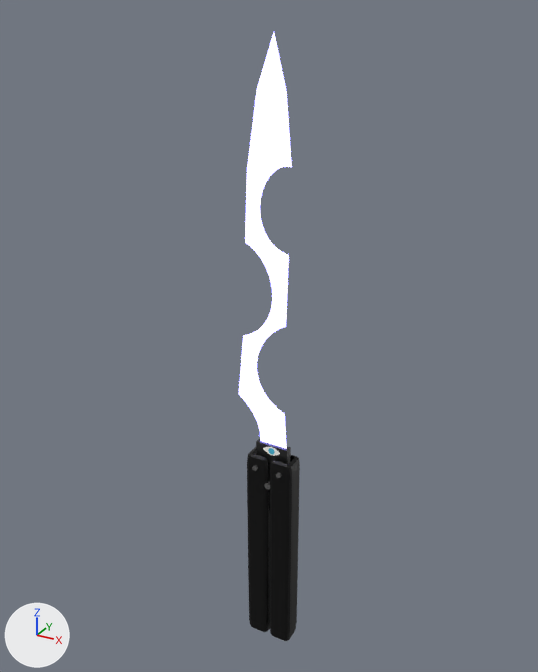
The glTF model resources/models/chrysalis_knife.glb: old version first, new version second.
Rendered twice from a 50 mm lens placed at (0.157, -0.29, 0.226), pointed at (-0.007, 0.008, 0.077). Lighting does not change. The marker at lower left points along +X, +Y and +Z. The first picture is the older version.

Names of what the first picture shows: 'blade'.
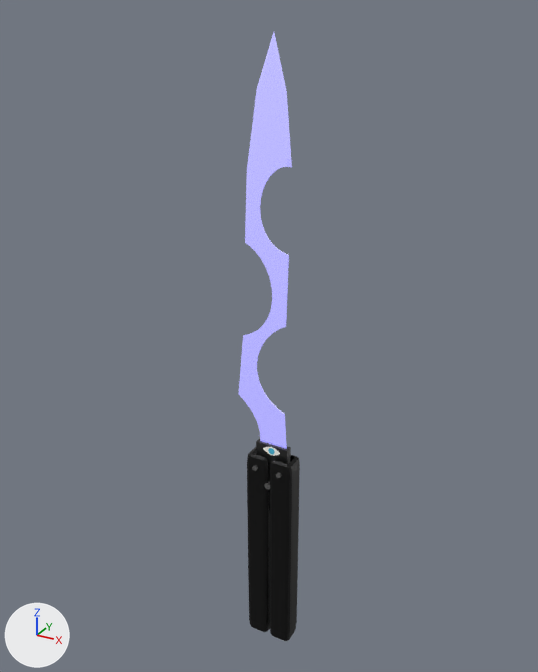
The change in detail:
In material 'blade' (mat_blade), emission_strength goes from 4.415 to 1.0.

Location of each change, (x1, y1, x2, y2) in pixels of the pictures (538 x 672 px):
'blade', surface changed (white to blue): (239, 32, 292, 454) in both
